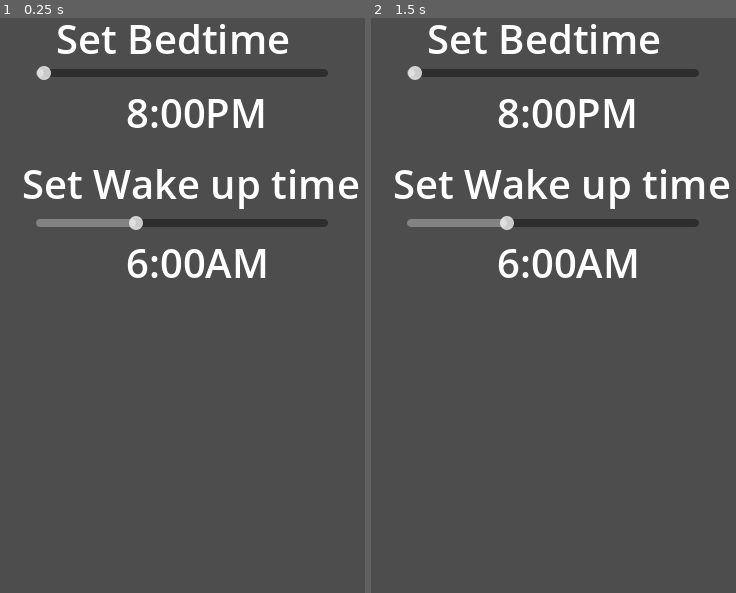
Above: before the commit, frames 1-2 (left to right).
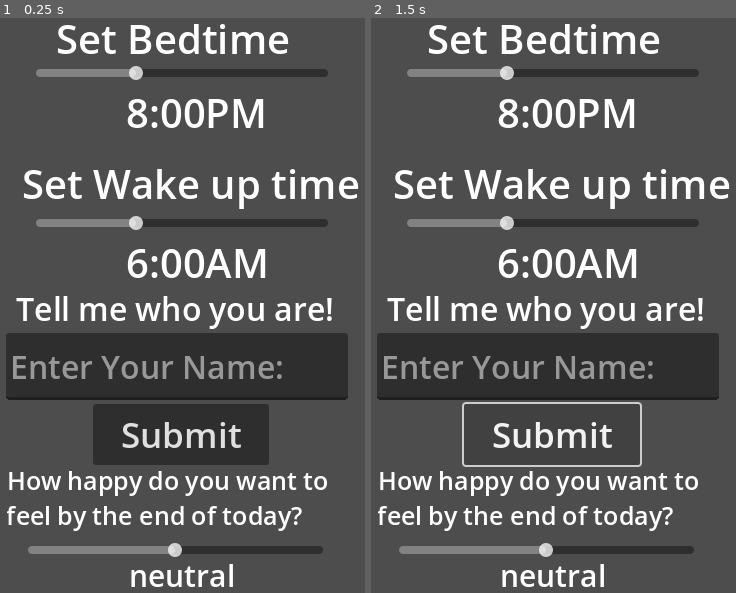
Above: after the commit, the same moments.

Repository: chisatonishikigi479/Hack-Washu-Project-2025-Repo-v2
Game: Godot game, scene res://SettingsScreen.tscn
Two runs of this game, one before a commit and one after it. Both use one fixed random seed, a clock stepped at 60 frames per second and the inputs below. The project has no main scene, so this scene is started directly.
Inputs (mouse positions are in pixels of both pictures, inside the frame that each line leads up to):
- Up to frame 1 (0.25 s): no input
- Up to frame 2 (1.5 s): click (553, 432) at 0.5 s, where only the run after the commit has a clickable "Submit"; click (553, 432) at 1.25 s, where only the run after the commit has a clickable "Submit"

The runs differ from the first frame. In frame 1, 21% of the frame differs, in the area x 1-96%, y 8-99%; in frame 2, 17%.

Commit message:
settings screen done

Diff:
--- a/SettingsScreen.tscn
+++ b/SettingsScreen.tscn
@@ -1,7 +1,9 @@
-[gd_scene load_steps=3 format=3 uid="uid://b0f1g2707801f"]
+[gd_scene load_steps=5 format=3 uid="uid://b0f1g2707801f"]
 
 [ext_resource type="Script" uid="uid://by5vhtyd1bggc" path="res://bedtime_slider_container.gd" id="1_8iiu4"]
 [ext_resource type="Script" uid="uid://gta3umfr1da2" path="res://wakeup_slider_container.gd" id="2_e6v8l"]
+[ext_resource type="Script" uid="uid://ch5c8pbi66a8a" path="res://name_container.gd" id="3_11lt3"]
+[ext_resource type="Script" uid="uid://q04pb8kchah1" path="res://sentiment_goal_container.gd" id="4_0o71x"]
 
 [node name="Settings" type="Node2D"]
 
@@ -15,7 +17,7 @@
 offset_bottom = 92.0
 min_value = 1200.0
 max_value = 1560.0
-value = 1200.0
+value = 1320.0
 
 [node name="BedtimeLabel" type="RichTextLabel" parent="BedtimeSliderContainer"]
 offset_left = 148.0
@@ -64,6 +66,64 @@
 theme_override_font_sizes/normal_font_size = 40
 text = "Set Wake up time"
 
+[node name="NameContainer" type="Node2D" parent="."]
+script = ExtResource("3_11lt3")
+
+[node name="NameField" type="LineEdit" parent="NameContainer"]
+offset_left = 28.0
+offset_top = 328.0
+offset_right = 370.0
+offset_bottom = 395.0
+theme_override_font_sizes/font_size = 32
+placeholder_text = "Enter Your Name:"
+
+[node name="Button" type="Button" parent="NameContainer"]
+offset_left = 115.0
+offset_top = 399.0
+offset_right = 291.0
+offset_bottom = 460.0
+theme_override_font_sizes/font_size = 35
+text = "Submit"
+
+[node name="RichTextLabel" type="RichTextLabel" parent="NameContainer"]
+offset_left = 38.0
+offset_top = 281.0
+offset_right = 389.0
+offset_bottom = 346.0
+theme_override_font_sizes/normal_font_size = 32
+text = "Tell me who you are!"
+
+[node name="SentimentGoalContainer" type="Node2D" parent="."]
+script = ExtResource("4_0o71x")
+
+[node name="RichTextLabel" type="RichTextLabel" parent="SentimentGoalContainer"]
+offset_left = 29.0
+offset_top = 458.0
+offset_right = 388.0
+offset_bottom = 529.0
+theme_override_font_sizes/normal_font_size = 25
+text = "How happy do you want to feel by the end of today? "
+
+[node name="SentimentSlider" type="HSlider" parent="SentimentGoalContainer"]
+offset_left = 50.0
+offset_top = 530.0
+offset_right = 345.0
+offset_bottom = 561.0
+max_value = 1.0
+step = 0.05
+value = 0.5
+
+[node name="SentimentDescription" type="RichTextLabel" parent="SentimentGoalContainer"]
+offset_left = 70.0
+offset_top = 549.0
+offset_right = 338.0
+offset_bottom = 595.0
+theme_override_font_sizes/normal_font_size = 30
+text = "Neutral"
+horizontal_alignment = 1
+
 [connection signal="drag_ended" from="BedtimeSliderContainer/BedtimeSlider" to="BedtimeSliderContainer" method="_on_bedtime_slider_drag_ended"]
 [connection signal="value_changed" from="BedtimeSliderContainer/BedtimeSlider" to="BedtimeSliderContainer" method="_on_bedtime_slider_value_changed"]
 [connection signal="value_changed" from="WakeupSliderContainer/WakeupSlider" to="WakeupSliderContainer" method="_on_wakeup_slider_value_changed"]
+[connection signal="pressed" from="NameContainer/Button" to="NameContainer" method="_on_button_pressed"]
+[connection signal="value_changed" from="SentimentGoalContainer/SentimentSlider" to="SentimentGoalContainer" method="_on_sentiment_slider_value_changed"]
--- a/bedtime_slider_container.gd
+++ b/bedtime_slider_container.gd
@@ -1,5 +1,7 @@
 extends Node2D
 
+func _ready():
+	$BedtimeSlider.value = GlobalData.bedtime
 
 func _on_bedtime_slider_value_changed(value: float) -> void:
 	$BedtimeLabel.text = GlobalData.minutes_to_time_string(int(value))
--- a/global_data.gd
+++ b/global_data.gd
@@ -1,7 +1,7 @@
 extends Node
 #track time in minutes elapsed from 00:00
-var bedtime = 1380
-var wakeUpTime = 480 #default values
+var bedtime = 1320
+var wakeUpTime = 360 #default values
 var username = ""
 var sentiment_goal = 0.5 #between 0.0 and 1.0 inclusive
 
--- /dev/null
+++ b/name_container.gd
@@ -0,0 +1,11 @@
+extends Node2D
+
+
+func _ready():
+	if GlobalData.username != "":
+		$NameField.text = GlobalData.username
+
+func _on_button_pressed() -> void:
+	GlobalData.username = $NameField.text
+	print(GlobalData.username)
+	pass # Replace with function body.
--- /dev/null
+++ b/sentiment_goal_container.gd
@@ -0,0 +1,33 @@
+extends Node2D
+
+func _ready():
+	$SentimentSlider.value = GlobalData.sentiment_goal
+	var value = GlobalData.sentiment_goal
+	if value <= 0.2:
+		$SentimentDescription.text = "very down"
+	elif value > 0.2 and value <= 0.4:
+		$SentimentDescription.text = "down"
+	elif value > 0.4 and value < 0.6:
+		$SentimentDescription.text = "neutral"
+	elif value >= 0.6 and value < 0.8:
+		$SentimentDescription.text = "cheerful"
+	elif value >= 0.8 and value <= 1.0:
+		$SentimentDescription.text = "very cheerful"
+
+
+
+func _on_sentiment_slider_value_changed(value: float) -> void:
+	GlobalData.sentiment_goal = value
+	print(GlobalData.sentiment_goal)
+	if value <= 0.2:
+		$SentimentDescription.text = "very down"
+	elif value > 0.2 and value <= 0.4:
+		$SentimentDescription.text = "down"
+	elif value > 0.4 and value < 0.6:
+		$SentimentDescription.text = "neutral"
+	elif value >= 0.6 and value < 0.8:
+		$SentimentDescription.text = "cheerful"
+	elif value >= 0.8 and value <= 1.0:
+		$SentimentDescription.text = "very cheerful"
+
+	pass # Replace with function body.
--- a/wakeup_slider_container.gd
+++ b/wakeup_slider_container.gd
@@ -1,5 +1,9 @@
 extends Node2D
 
+
+
+func _ready():
+	$WakeupSlider.value = GlobalData.wakeUpTime
 
 func _on_wakeup_slider_value_changed(value: float) -> void:
 	$WakeupLabel.text = GlobalData.minutes_to_time_string(int(value))
Not shown, added: name_container.gd.uid
Not shown, added: sentiment_goal_container.gd.uid
